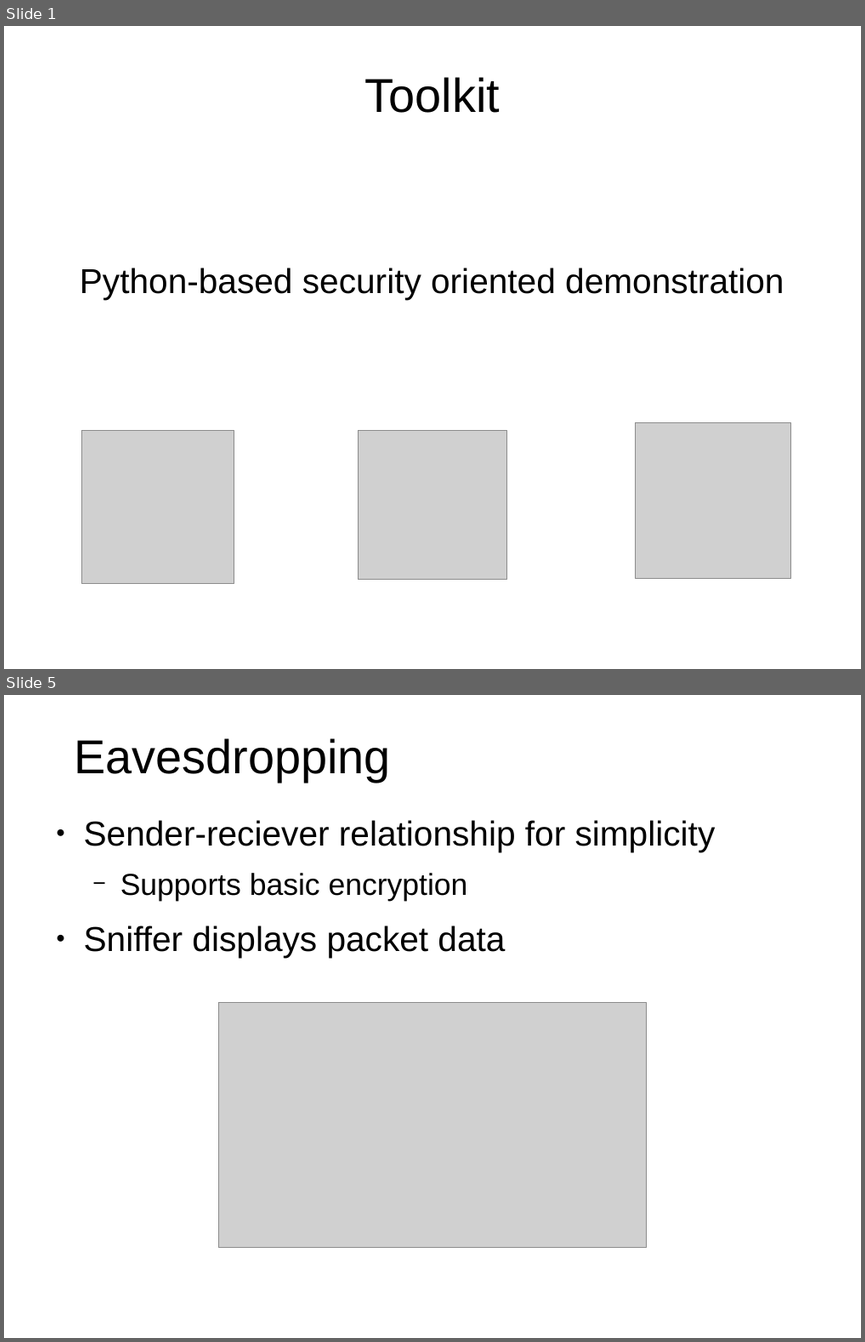
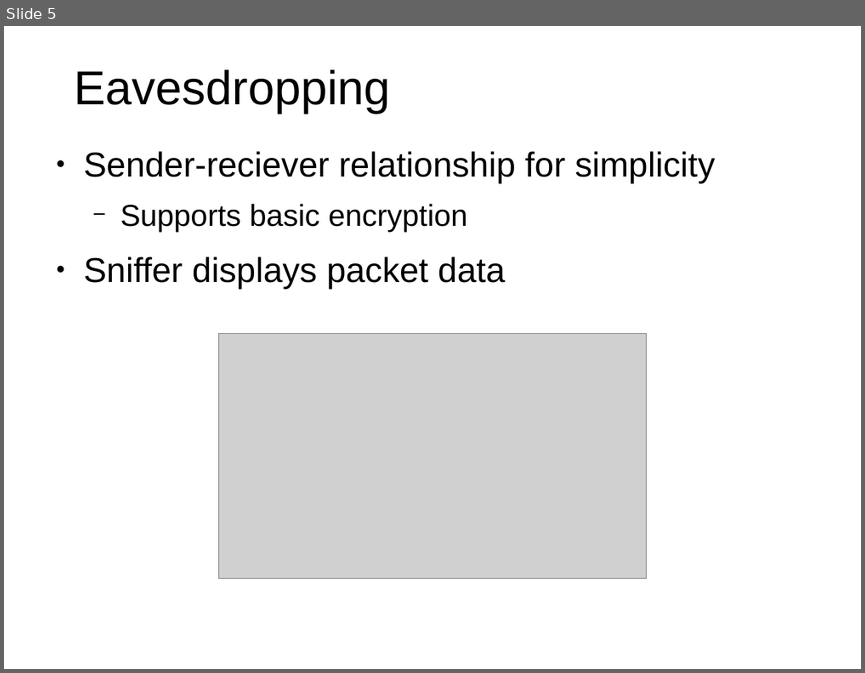
Before and after one commit to nzimm/toolkit, a slide deck: docs/Presentation.odp. Shown one above the other, each under a label of ours: slides 1 and 5 before the commit, slide 5 after it; the slides between them are not shown. The pictures are 865x1342 and 865x673 pixels, drawn with LibreOffice and Linux fonts; fonts in the diff are those of the drawing; grey boxes stand for pictures. Boxes give left, top, right and bottom in pixels: in the first picture for what was removed or moved away, otherwise in the second. Text is boxed around its words. In the diff, an @@ line names an element or a change of style, - is before the commit and + after.

```diff
--- a/docs/Presentation.odp
+++ b/docs/Presentation.odp
@@ slide 1 removed at (4, 26, 861, 669), background #FFFFFF @@
@@ title removed at (365, 77, 500, 113) @@
-Toolkit
@@ subtitle removed at (80, 267, 783, 300) @@
-Python-based security oriented demonstration
@@ picture removed at (81, 431, 234, 583) @@
@@ picture removed at (358, 431, 507, 578) @@
@@ picture removed at (636, 422, 791, 578) @@
```
Also in this commit, not shown: 4 slides changed, 2 slides added, 1 other slide removed, 1 other file.
